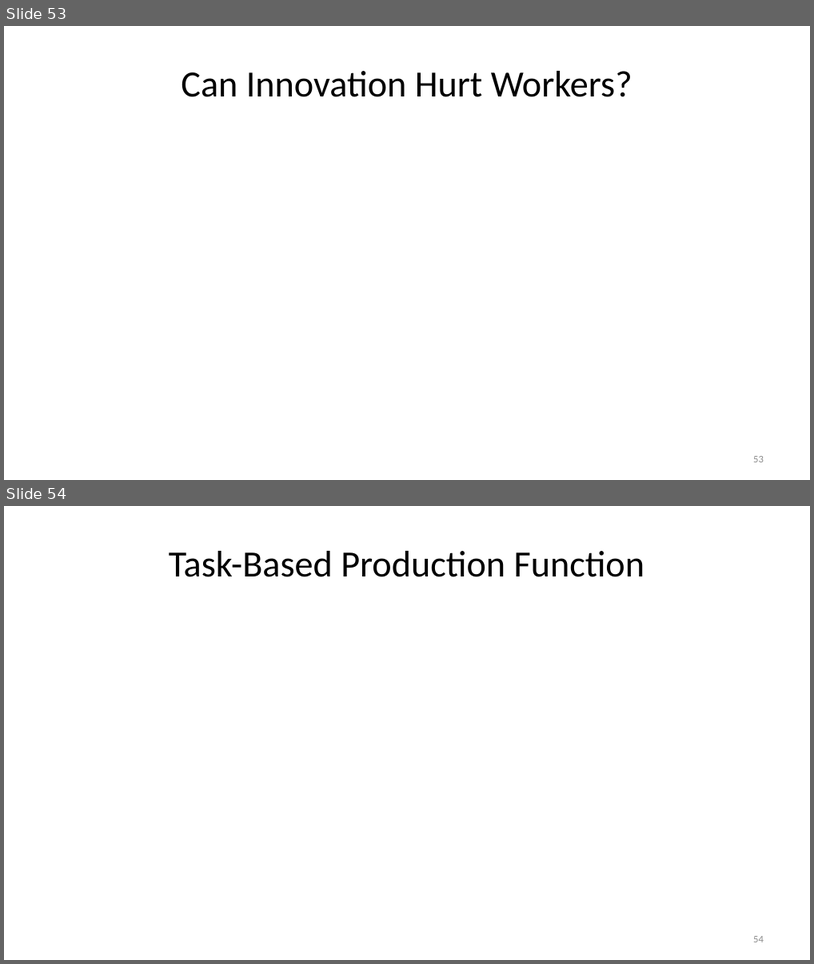
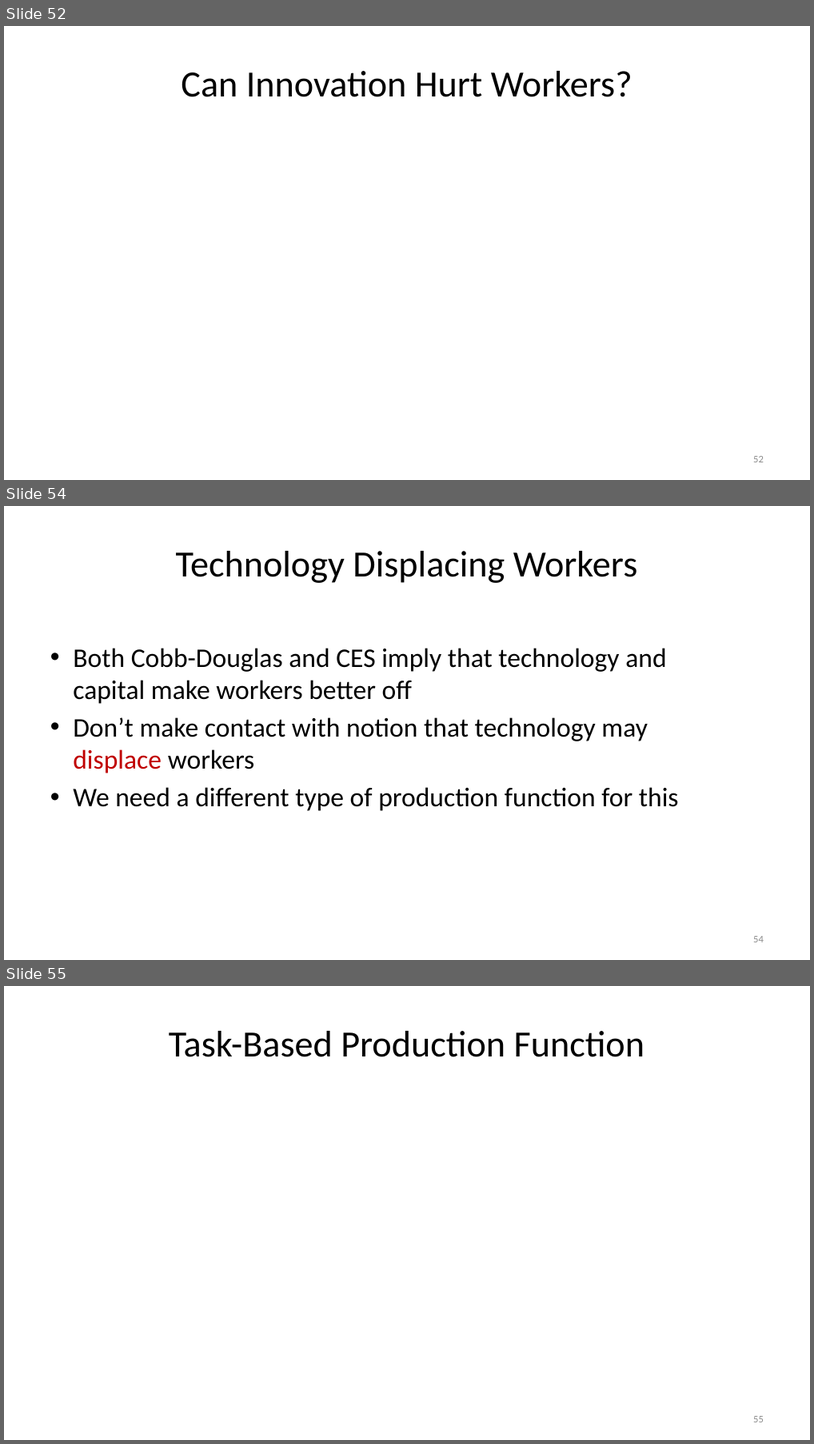
Before and after one commit to jonsteinsson/jonsteinsson.github.io, a slide deck: static/teaching/ProductionSlides.pptx. Shown one above the other, each under a label of ours: slides 53 and 54 before the commit, slides 52, 54 and 55 after it; the slides between them are not shown. The pictures are 814x964 and 814x1444 pixels, drawn with LibreOffice and Linux fonts; fonts in the diff are those of the drawing; grey boxes stand for pictures. Boxes give left, top, right and bottom in pixels: in the first picture for what was removed or moved away, otherwise in the second. Text is boxed around its words. In the diff, an @@ line names an element or a change of style, - is before the commit and + after.

Commit message:
Update Production Chapter

```diff
--- a/static/teaching/ProductionSlides.pptx
+++ b/static/teaching/ProductionSlides.pptx
@@ slide 54 added at (4, 506, 810, 960), background #FFFFFF @@
@@ title added at (176, 551, 638, 583), 44 pt, text #000000 @@
+Technology Displacing Workers
@@ text added at (73, 648, 679, 811), 32 pt, text #000000 @@
+• Both Cobb-Douglas and CES imply that technology and
+  capital make workers better off
+• Don’t make contact with notion that technology may
+  displace workers
+• We need a different type of production function for this
@@ page number added at (754, 936, 764, 942), 12 pt, text #8C8C8C @@
+54
@@ what was slide 53 is now slide 52 @@
@@ what was slide 54 is now slide 55 @@
@@ page number at (754, 1416, 764, 1422): text changed @@
-54
+55
```
Also in this commit, not shown: 5 slides changed, 8 other slides added, 2 slides removed, 1 other file.
